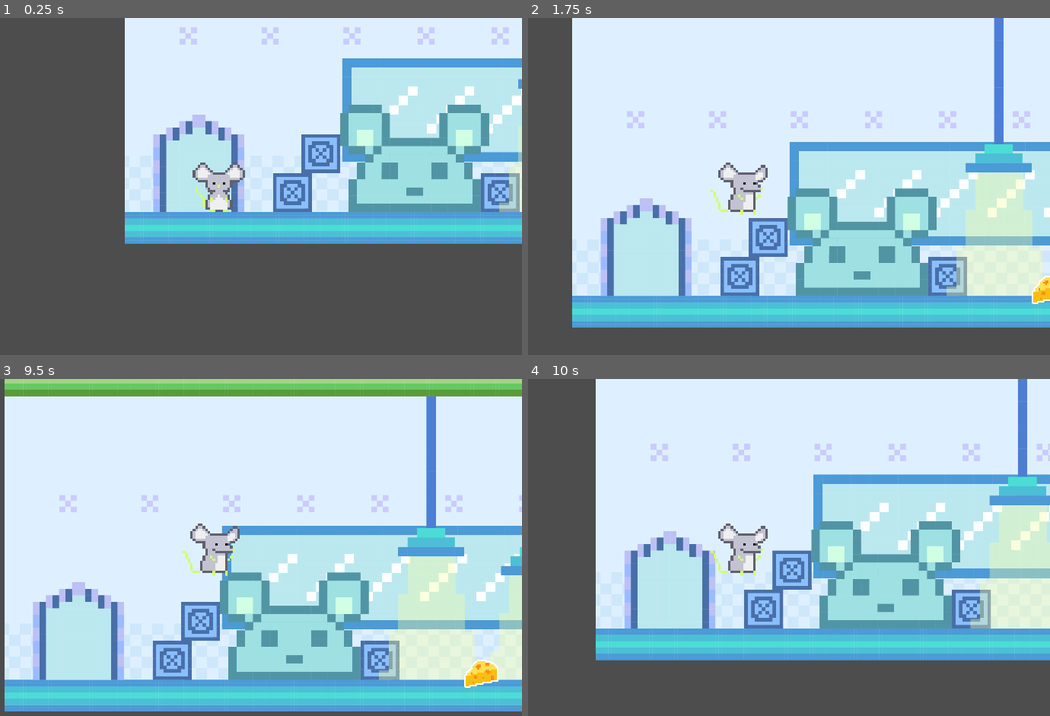
Above: before the commit, frames 1-4 (two rows, left to right).
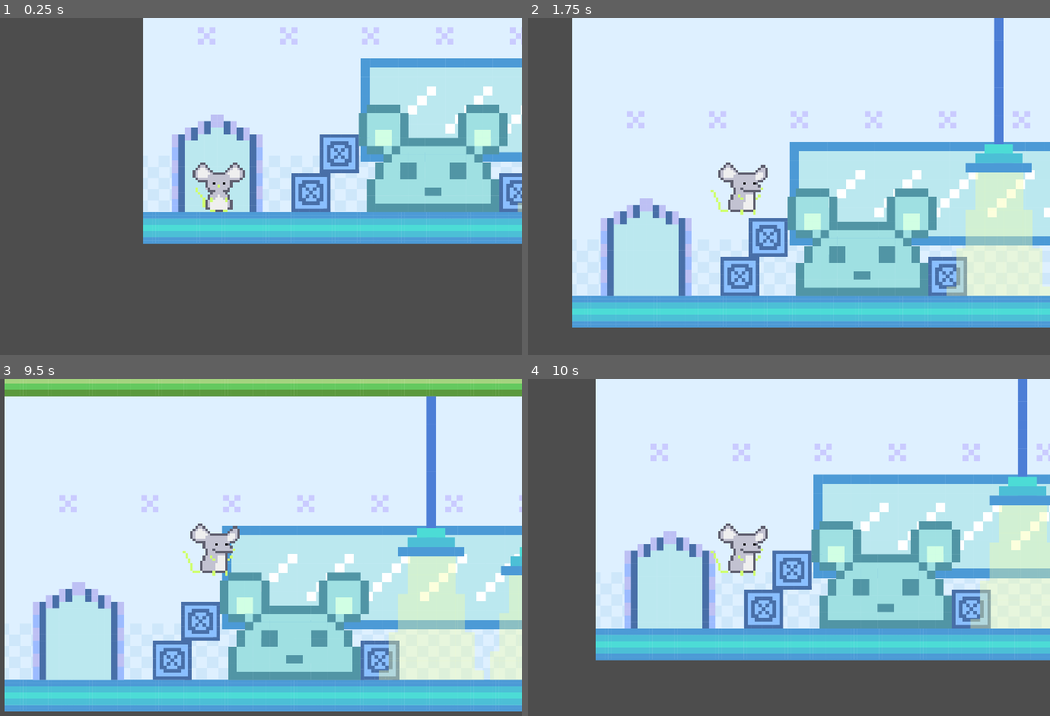
Above: after the commit, the same moments.

Repository: Wendy-zhenyiwang/2D-Group
Game: Godot game, scene res://main.tscn
Same seed, same stepped clock (60 frames per second), same inputs: the game is played once before the commit and once after it.
Inputs:
- Up to frame 1 (0.25 s): no input
- Up to frame 2 (1.75 s): tap Enter (ui_accept) at 0.5, 0.77, 1.52 s; hold Right (ui_right) from 0.53 s (still down)
- Up to frame 3 (9.5 s): release Right (ui_right) at 2.03 s; hold Left (ui_left) 2.03-2.78 s; hold Right (ui_right) 2.78-4.28 s; tap Enter (ui_accept) at 3.02, 3.77, 4.52, 6.02, 6.77, 7.52, 9.02 s; hold Left (ui_left) 4.28-5.03 s; hold Right (ui_right) 5.03-5.78 s; hold Left (ui_left) 5.78-7.28 s; hold Right (ui_right) from 7.28 s (still down)
- Up to frame 4 (10 s): release Right (ui_right) at 9.53 s; hold Left (ui_left) from 9.53 s (still down); tap Enter (ui_accept) at 9.77 s

The runs differ from the first frame. In frame 1, 16% of the frame differs, in the area x 23-100%, y 0-68%; in frame 2, 0.2%; in frame 3, 0.4%; in frame 4, nothing differs.

Commit message:
FinalMap

Diff:
--- a/the-cheezy-escape/main.tscn
+++ b/the-cheezy-escape/main.tscn
@@ -1,7 +1,7 @@
 [gd_scene load_steps=31 format=3 uid="uid://dtu2o8w8bl423"]
 
+[ext_resource type="Texture2D" uid="uid://cr6aft67m1whl" path="res://cheesyescape7.png" id="1_7knim"]
 [ext_resource type="PackedScene" uid="uid://bpxh34uy2f0wy" path="res://player.tscn" id="1_dv6bk"]
-[ext_resource type="Texture2D" uid="uid://bje34wiy2co7l" path="res://cheesyescapeMAP4.png" id="1_ojr16"]
 [ext_resource type="Script" path="res://trap area.gd" id="2_jxmrt"]
 [ext_resource type="PackedScene" uid="uid://deruge1ouu3nu" path="res://cheese.tscn" id="3_r6fkg"]
 [ext_resource type="AudioStream" uid="uid://p7sdcgakblpm" path="res://Alexandre Desplat-Obituary.mp3" id="3_tql5j"]
@@ -68,7 +68,7 @@
 size = Vector2(653.241, 135.314)
 
 [sub_resource type="RectangleShape2D" id="RectangleShape2D_y5upx"]
-size = Vector2(3126.23, 133.315)
+size = Vector2(3151.89, 133.315)
 
 [sub_resource type="RectangleShape2D" id="RectangleShape2D_t7hvc"]
 size = Vector2(289.626, 39.8278)
@@ -84,7 +84,7 @@
 [node name="Map" type="Sprite2D" parent="."]
 position = Vector2(767, -811)
 scale = Vector2(0.428632, 0.428632)
-texture = ExtResource("1_ojr16")
+texture = ExtResource("1_7knim")
 
 [node name="Level 1" type="StaticBody2D" parent="Map"]
 
@@ -194,12 +194,10 @@
 
 [node name="Paste Corner1" type="CollisionShape2D" parent="Map/Level 2"]
 position = Vector2(168.411, 249.484)
-scale = Vector2(1, 1)
 shape = SubResource("RectangleShape2D_tdqav")
 
 [node name="Paste Corner2" type="CollisionShape2D" parent="Map/Level 2"]
 position = Vector2(-326.62, 205.304)
-scale = Vector2(1, 1)
 shape = SubResource("RectangleShape2D_tdqav")
 
 [node name="Color Paste 2" type="CollisionShape2D" parent="Map/Level 2"]
@@ -224,22 +222,19 @@
 physics_material_override = SubResource("PhysicsMaterial_cgd4f")
 
 [node name="Frame1" type="CollisionShape2D" parent="Map/Level 3"]
-position = Vector2(-1574.78, -1248.16)
-scale = Vector2(1, 1)
+position = Vector2(-1560.78, -1273.82)
 shape = SubResource("RectangleShape2D_vs3eq")
 
 [node name="Frame2" type="CollisionShape2D" parent="Map/Level 3"]
 position = Vector2(-636.91, -1437.13)
-scale = Vector2(1, 1)
 shape = SubResource("RectangleShape2D_vs3eq")
 
 [node name="Level 3 Floor Left" type="CollisionShape2D" parent="Map/Level 3"]
 position = Vector2(-1754.42, -762.892)
-scale = Vector2(1, 1)
 shape = SubResource("RectangleShape2D_3ci8e")
 
 [node name="Level 3 Floor (Rightside)" type="CollisionShape2D" parent="Map/Level 3"]
-position = Vector2(517.928, -759.56)
+position = Vector2(505.097, -759.56)
 scale = Vector2(1, 1)
 shape = SubResource("RectangleShape2D_y5upx")
 
@@ -261,7 +256,6 @@
 
 [node name="Colum1" type="CollisionShape2D" parent="Map/Level 3"]
 position = Vector2(1103.51, -1206.16)
-scale = Vector2(1, 1)
 shape = SubResource("RectangleShape2D_hfqjk")
 
 [node name="Light 5" type="CollisionShape2D" parent="Map/Level 3"]
@@ -276,13 +270,15 @@
 shape = SubResource("RectangleShape2D_3g5va")
 
 [node name="player" parent="." instance=ExtResource("1_dv6bk")]
-position = Vector2(52, 6)
+position = Vector2(17, -23)
 
 [node name="music" type="AudioStreamPlayer2D" parent="player"]
+position = Vector2(31, 40)
 stream = ExtResource("3_tql5j")
 autoplay = true
 
 [node name="cheese" parent="." instance=ExtResource("3_r6fkg")]
+visible = false
 position = Vector2(779, 9)
 scale = Vector2(0.1125, 0.1125)
 
Binary file added: the-cheezy-escape/cheesyescape05.png
Not shown, added: the-cheezy-escape/cheesyescape05.png.import
Binary file added: the-cheezy-escape/cheesyescape6.png
Not shown, added: the-cheezy-escape/cheesyescape6.png.import
Binary file added: the-cheezy-escape/cheesyescape7.png
Not shown, added: the-cheezy-escape/cheesyescape7.png.import
